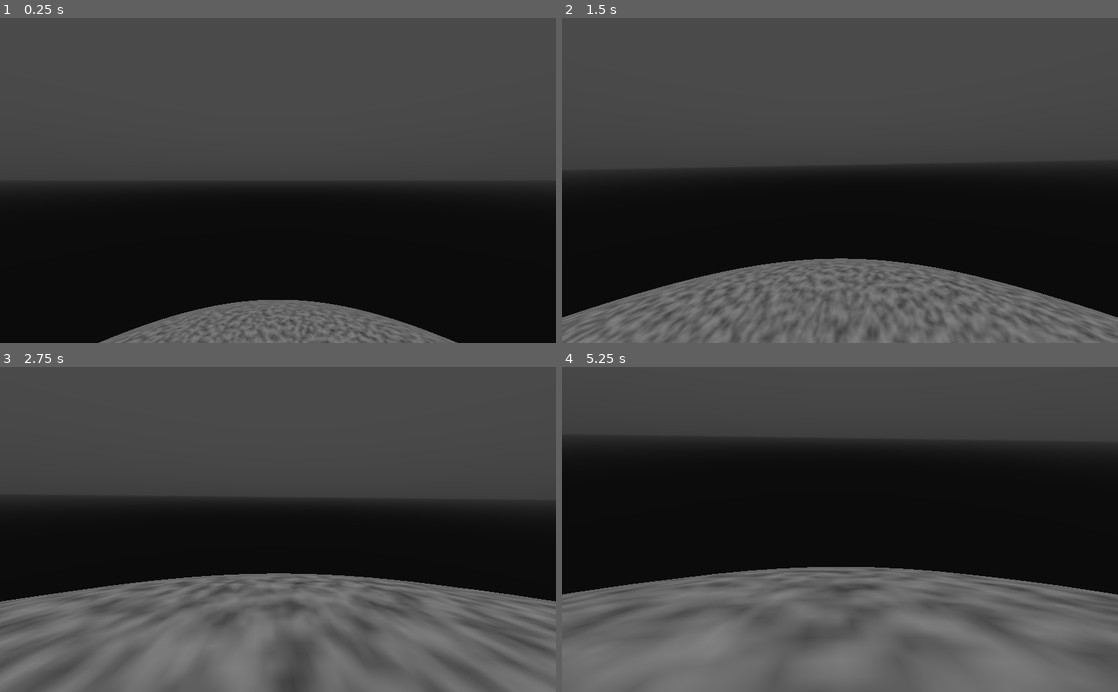
Above: before the commit, frames 1-4 (two rows, left to right).
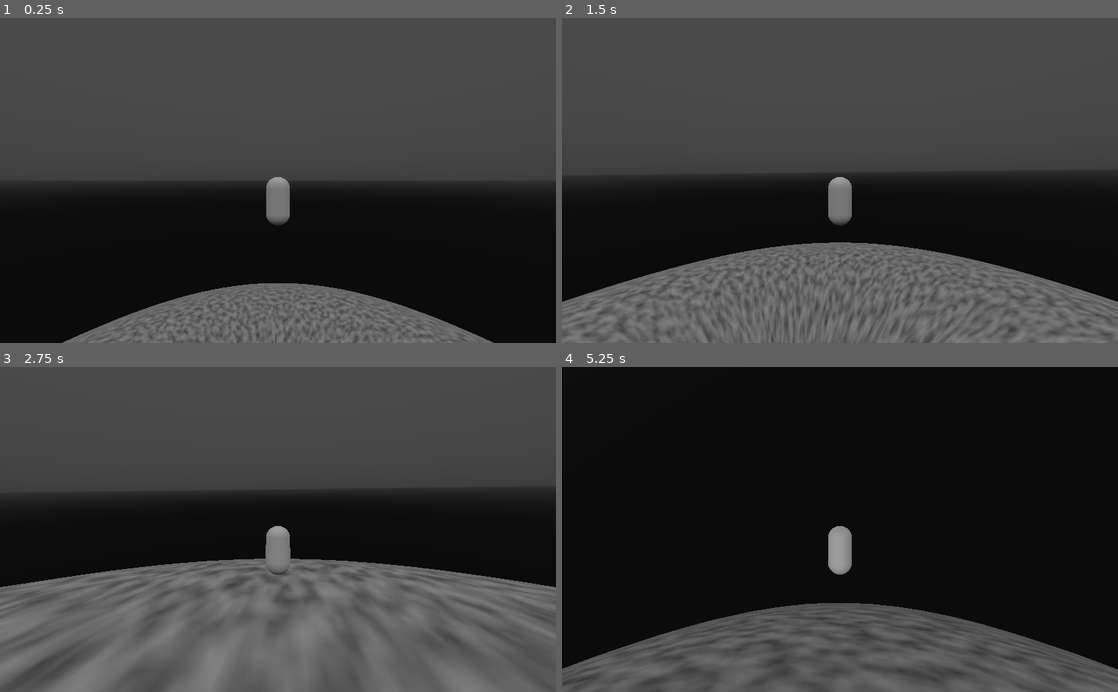
Above: after the commit, the same moments.

Repository: Alkamist/SpaceGameGodot
Game: Godot game, scene res://TestScene.tscn
Two runs of this game, one before a commit and one after it. Both use one fixed random seed, a clock stepped at 60 frames per second and the inputs below.
Inputs (mouse positions are in pixels of both pictures, inside the frame that each line leads up to):
- Up to frame 1 (0.25 s): no input
- Up to frame 2 (1.5 s): move the mouse to (867, 180) at 0.52 s; hold W (move_forward) from 0.53 s (still down); tap Space (jump) at 0.77 s; move the mouse to (812, 180) at 1.27 s
- Up to frame 3 (2.75 s): keep holding W (move_forward); tap Space (jump) at 1.52 s; move the mouse to (289, 523) at 2.02 s
- Up to frame 4 (5.25 s): keep holding W (move_forward); move the mouse to (834, 536) at 2.77 s; tap Space (jump) at 3.02, 3.77, 4.52 s; move the mouse to (878, 532) at 3.52 s; move the mouse to (795, 526) at 4.27 s; move the mouse to (845, 529) at 5.02 s

The runs differ from the first frame. In frame 1, 4.8% of the frame differs, in the area x 11-89%, y 48-100%; in frame 2, 8.7%; in frame 3, 12%; in frame 4, 48%, in the area x 0-100%, y 0-100%.

Commit message:
Improvements to character physics.

Diff:
--- a/Character.tscn
+++ b/Character.tscn
@@ -22,25 +22,23 @@
 transform = Transform( 1, 0, 0, 0, 1, 0, 0, 0, 1, 0, 0.85, 0 )
 
 [node name="Camera" type="Camera" parent="Smoothing/Head"]
-transform = Transform( -1, 0, -3.25841e-07, 0, 1, 0, 3.25841e-07, 0, -1, 0, 0, 0 )
+transform = Transform( -1, 0, -3.25841e-07, 0, 1, 0, 3.25841e-07, 0, -1, 0, 0, -8 )
 current = true
 fov = 80.0
 far = 8192.0
 
 [node name="Body" type="RigidBody" parent="."]
-mode = 2
 mass = 77.0
-physics_material_override = SubResource( 3 )
+physics_material_override = SubResource( 1 )
 contacts_reported = 16
 contact_monitor = true
 script = ExtResource( 1 )
 
 [node name="MeshInstance" type="MeshInstance" parent="Body"]
 transform = Transform( 1, 0, 0, 0, -1.62921e-07, -1, 0, 1, -1.62921e-07, 0, 0, 0 )
-visible = false
-mesh = SubResource( 4 )
+mesh = SubResource( 2 )
 material/0 = null
 
 [node name="CollisionShape" type="CollisionShape" parent="Body"]
 transform = Transform( 1, 0, 0, 0, -1.62921e-07, -1, 0, 1, -1.62921e-07, 0, 0, 0 )
-shape = SubResource( 5 )
+shape = SubResource( 3 )
--- a/CharacterBody.gd
+++ b/CharacterBody.gd
@@ -13,6 +13,11 @@
 var forward_movement := 0.0
 var strafe_movement := 0.0
 var can_jump := false
+
+var planet: GravitySource
+var previous_planet: GravitySource
+
+signal planet_changed
 
 
 func horizontal_velocity_addition(movement_plane: Plane,
@@ -35,61 +40,41 @@
 
 
 func horizontal_movement(state: PhysicsDirectBodyState, speed: float, acceleration: float, traction: float) -> void:
-    var movement_plane: Plane = Plane(up_normal, 0.0)
-    var velocity_addition: Vector3
-
     if forward_movement != 0.0 or strafe_movement != 0.0:
         physics_material_override.friction = 0.0
+        var movement_plane: Plane = Plane(up_normal, 0.0)
         var forward: Vector3 = movement_plane.project(look_direction.normalized())
         var sideways: Vector3 = look_direction.cross(up_normal).normalized()
         var movement_direction: Vector3 = (forward * forward_movement + sideways * strafe_movement).normalized()
-        velocity_addition = horizontal_velocity_addition(
-            movement_plane,
-            state.linear_velocity,
-            movement_direction * speed,
-            acceleration * state.step,
-            traction * state.step
-        )
+        state.add_central_force(movement_direction * 10.0 * mass)
+        #state.set_linear_velocity(state.linear_velocity + horizontal_velocity_addition(
+        #    movement_plane,
+        #    state.linear_velocity,
+        #    movement_direction * speed,
+        #    acceleration * state.step,
+        #    traction * state.step
+        #))
     else:
         physics_material_override.friction = 4.0
-        #velocity_addition = horizontal_velocity_addition(
-        #    movement_plane,
-        #    state.linear_velocity,
-        #    Vector3.ZERO,
-        #    traction * state.step,
-        #    traction * state.step
-        #)
-
-    state.add_central_force(velocity_addition * mass / state.step)
 
 
-func stay_upright() -> void:
+func stay_upright(state: PhysicsDirectBodyState) -> void:
     var angle: float = transform.basis.y.angle_to(up_normal)
     if angle > 0.0:
         var rotation_axis: Vector3 = transform.basis.y.cross(up_normal).normalized()
-        transform.basis = transform.basis.rotated(rotation_axis, angle)
+        state.set_angular_velocity(rotation_axis * angle / state.step)
 
 
-#func rotate_to_look_direction() -> void:
-#    var movement_plane: Plane = Plane(up_normal, 0.0)
-#    var horizontal_look_direction: Vector3 = movement_plane.project(look_direction)
-#    var horizontal_direction: Vector3 = movement_plane.project(transform.basis.z).normalized()
-#    var rotation_angle: float = horizontal_direction.angle_to(horizontal_look_direction)
-#    if rotation_angle > 0.0:
-#        var rotation_axis: Vector3 = horizontal_direction.cross(horizontal_look_direction).normalized()
-#        transform.basis = transform.basis.rotated(rotation_axis, rotation_angle)
+func on_body_entered(body: Node) -> void:
+    if body is GravitySource:
+        previous_planet = planet
+        planet = body
+        if planet != previous_planet:
+            emit_signal("planet_changed")
 
 
-#func move_horizontally(state: PhysicsDirectBodyState, speed: float, acceleration: float) -> void:
-#    var movement_plane: Plane = Plane(up_normal, 0.0)
-#    var forward: Vector3 = movement_plane.project(look_direction.normalized())
-#    var sideways: Vector3 = look_direction.cross(up_normal).normalized()
-#    var movement_direction: Vector3 = (forward * forward_movement + sideways * strafe_movement).normalized()
-#    var target_in_movement_plane: Vector3 = movement_plane.project(movement_direction * speed)
-#    var velocity_in_movement_plane: Vector3 = movement_plane.project(state.linear_velocity)
-#    var velocity_addition: Vector3 = velocity_in_movement_plane.move_toward(target_in_movement_plane, acceleration) - velocity_in_movement_plane
-#    var new_velocity: Vector3 = state.linear_velocity + velocity_addition
-#    state.set_linear_velocity(new_velocity)
+func _ready() -> void:
+    connect("body_entered", self, "on_body_entered")
 
 
 func _integrate_forces(state: PhysicsDirectBodyState) -> void:
@@ -97,10 +82,8 @@
     #    print(state.get_contact_local_position(contact_id))
 
     state.add_central_force(gravity * mass)
-
     horizontal_movement(state, ground_speed, ground_acceleration, ground_traction)
-
-    stay_upright()
+    stay_upright(state)
 
     #if can_jump and Input.is_action_pressed("jump"):
     #    state.apply_central_impulse(up_normal * jump_speed * mass)
--- a/CharacterController.gd
+++ b/CharacterController.gd
@@ -10,31 +10,32 @@
 
 var look_rotation: Vector2 = Vector2.ZERO
 
-func set_look_direction(value: Vector3) -> void: body.look_direction = value
-func get_look_direction() -> Vector3: return body.look_direction
-func set_gravity(value: Vector3) -> void: body.gravity = value
-func get_gravity() -> Vector3: return body.gravity
-func set_up_normal(value: Vector3) -> void: body.up_normal = value
-func get_up_normal() -> Vector3: return body.up_normal
-func set_forward_movement(value: float) -> void: body.forward_movement = value
-func get_forward_movement() -> float: return body.forward_movement
-func set_strafe_movement(value: float) -> void: body.strafe_movement = value
-func get_strafe_movement() -> float: return body.strafe_movement
+
+func on_body_planet_changed() -> void:
+    if body.previous_planet:
+        if body.previous_planet.is_connected("changed_rotation", self, "on_planet_changed_rotation"):
+            body.previous_planet.disconnect("changed_rotation", self, "on_planet_changed_rotation")
+
+    if body.planet:
+        body.planet.connect("changed_rotation", self, "on_planet_changed_rotation")
+
+
+func on_planet_changed_rotation(spin_axis: Vector3, delta_spin: float) -> void:
+    smoothing.transform.basis = smoothing.transform.basis.rotated(spin_axis, delta_spin)
 
 
 func handle_mouse_looking(mouse_change: Vector2) -> void:
     if mouse_change.length() > 0.0:
         look_rotation.x -= mouse_change.x * (mouse_sensitivity / 350.0)
         look_rotation.y += mouse_change.y * (mouse_sensitivity / 350.0)
-        look_rotation.y = clamp(look_rotation.y, deg2rad(-90.0), deg2rad(90.0))
+        look_rotation.y = clamp(look_rotation.y, deg2rad(-89.0), deg2rad(89.0))
         head.transform.basis = Basis()
         head.rotate_object_local(Vector3(0, 1, 0), look_rotation.x)
         head.rotate_object_local(Vector3(1, 0, 0), look_rotation.y)
-        head.transform.basis = head.transform.basis.orthonormalized()
-        set_look_direction(head.global_transform.basis.z.normalized())
 
 
 func _ready() -> void:
+    body.connect("planet_changed", self, "on_body_planet_changed")
     Input.set_mouse_mode(Input.MOUSE_MODE_CAPTURED)
 
 
@@ -47,10 +48,15 @@
 
 func _process(_delta: float) -> void:
     smoothing.transform.origin = body.transform.origin
-    var angle_to_up: float = smoothing.transform.basis.y.angle_to(get_up_normal())
+
+    var angle_to_up: float = smoothing.transform.basis.y.angle_to(body.up_normal)
     if angle_to_up > 0.0:
-        var rotation_axis: Vector3 = smoothing.transform.basis.y.cross(get_up_normal()).normalized()
+        var rotation_axis: Vector3 = smoothing.transform.basis.y.cross(body.up_normal).normalized()
         smoothing.transform.basis = smoothing.transform.basis.rotated(rotation_axis, angle_to_up)
 
-    set_forward_movement(Input.get_action_strength("move_forward") - Input.get_action_strength("move_backward"))
-    set_strafe_movement(Input.get_action_strength("move_right") - Input.get_action_strength("move_left"))
+    body.forward_movement = Input.get_action_strength("move_forward") - Input.get_action_strength("move_backward")
+    body.strafe_movement = Input.get_action_strength("move_right") - Input.get_action_strength("move_left")
+    body.look_direction = head.global_transform.basis.z.normalized()
+
+    smoothing.transform.basis = smoothing.transform.basis.orthonormalized()
+    head.transform.basis = head.transform.basis.orthonormalized()
--- a/GravitySource.gd
+++ b/GravitySource.gd
@@ -2,13 +2,29 @@
 class_name GravitySource
 
 
+export(Vector3) var spin = Vector3.ZERO
 export(float) var gravity_strength = 9.81
 export(float) var source_radius = 200.0
 export(float) var full_gravity_distance = 500.0
 export(float) var fading_gravity_distance = 500.0
 
 var gravity := Vector3.ZERO
+onready var previous_transform := transform
+
+signal changed_rotation
 
 
-#func _integrate_forces(state: PhysicsDirectBodyState) -> void:
-#    state.add_central_force(gravity * mass)
+func perpendicular_vector(input_vector: Vector3) -> Vector3:
+    if input_vector.angle_to(Vector3.UP) > 0.0:
+        return input_vector.cross(input_vector + Vector3.UP).normalized()
+    return Vector3.RIGHT
+
+
+func _integrate_forces(state: PhysicsDirectBodyState) -> void:
+    state.add_central_force(gravity * mass)
+    state.set_angular_velocity(spin)
+
+    var spin_perpendicular: Vector3 = perpendicular_vector(spin)
+    var delta_spin: float = previous_transform.basis.xform(spin_perpendicular).angle_to(transform.basis.xform(spin_perpendicular))
+    emit_signal("changed_rotation", spin.normalized(), delta_spin)
+    previous_transform = transform
--- a/TestScene.tscn
+++ b/TestScene.tscn
@@ -107,13 +107,13 @@
 
 [node name="Body" type="RigidBody" parent="GravitySystem/Planet1"]
 mass = 65535.0
-physics_material_override = SubResource( 10 )
-angular_velocity = Vector3( 0, 0.08, 0 )
+physics_material_override = SubResource( 3 )
 script = ExtResource( 5 )
+spin = Vector3( 0, 0.1, 0 )
 
 [node name="MeshInstance" type="MeshInstance" parent="GravitySystem/Planet1/Body"]
-mesh = SubResource( 11 )
+mesh = SubResource( 15 )
 material/0 = null
 
 [node name="CollisionShape" type="CollisionShape" parent="GravitySystem/Planet1/Body"]
-shape = SubResource( 12 )
+shape = SubResource( 16 )
--- a/project.godot
+++ b/project.godot
@@ -9,7 +9,7 @@
 config_version=4
 
 _global_script_classes=[ {
-"base": "PhysicsBody",
+"base": "RigidBody",
 "class": "CharacterBody",
 "language": "GDScript",
 "path": "res://CharacterBody.gd"
Not shown: 1 places in Character.tscn that only renumber resources
Not shown: 2 places in TestScene.tscn that only renumber resources
